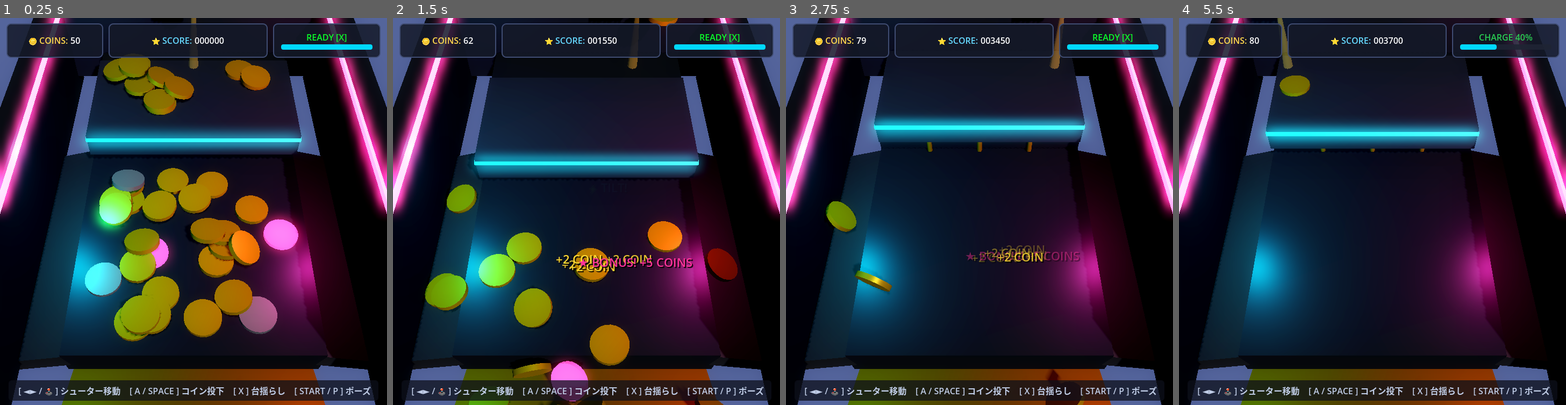
Above: before the commit, frames 1-4 (left to right).
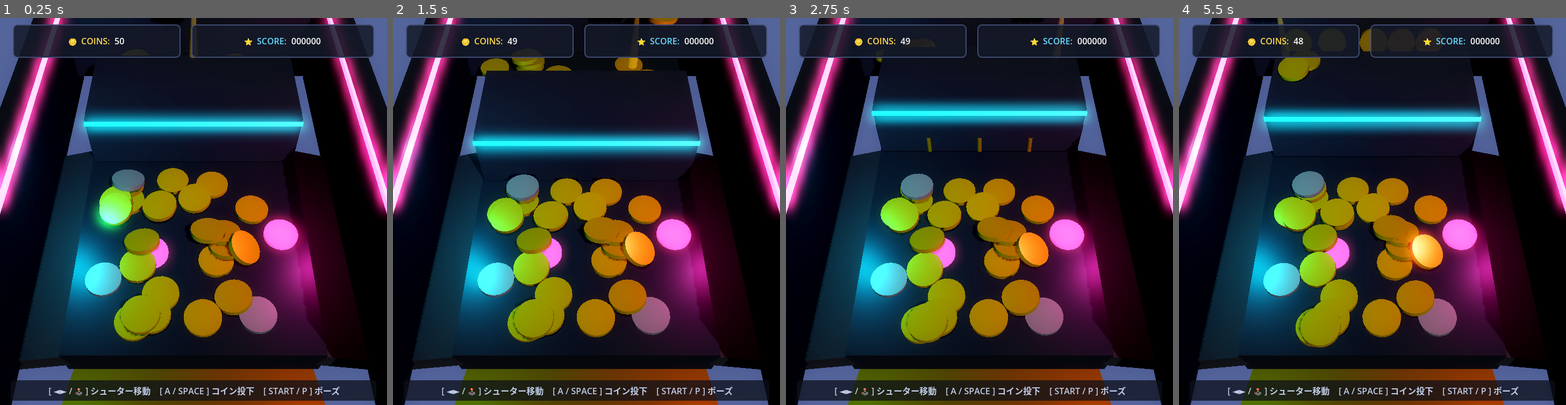
Above: after the commit, the same moments.

Repository: u1e2k/chalinchalin
Game: Godot game, scene res://scenes/Main.tscn
Same seed, same stepped clock (60 frames per second), same inputs: the game is played once before the commit and once after it.
Inputs:
- Up to frame 1 (0.25 s): no input
- Up to frame 2 (1.5 s): hold Right (move_right) 0.53-1.28 s; tap X (action_x) at 0.6 s; hold Left (move_left) from 1.28 s (still down); tap Space (action_accept) at 1.35 s
- Up to frame 3 (2.75 s): tap X (action_x) at 1.55, 2.1 s; release Left (move_left) at 2.03 s; hold Right (move_right) from 2.03 s (still down)
- Up to frame 4 (5.5 s): tap P (btn_start) at 2.85 s; tap X (action_x) at 3.05, 3.6, 4.55, 5.1 s; release Right (move_right) at 3.53 s; hold Left (move_left) from 3.53 s (still down); tap Space (action_accept) at 4.35 s

The runs differ from the first frame. In frame 1, 12% of the frame differs, in the area x 1-99%, y 1-99%; in frame 2, 28%, in the area x 1-99%, y 1-100%; in frame 3, 23%; in frame 4, 23%.

Commit message:
feat: implement core coin pusher gameplay mechanics, UI system, and unit tests

Diff:
--- a/scenes/HUD.tscn
+++ b/scenes/HUD.tscn
@@ -13,20 +13,6 @@
 corner_radius_top_right = 8
 corner_radius_bottom_right = 8
 corner_radius_bottom_left = 8
-
-[sub_resource type="StyleBoxFlat" id="StyleBoxFlat_tilt_bg"]
-bg_color = Color(0.12, 0.14, 0.2, 0.9)
-corner_radius_top_left = 4
-corner_radius_top_right = 4
-corner_radius_bottom_right = 4
-corner_radius_bottom_left = 4
-
-[sub_resource type="StyleBoxFlat" id="StyleBoxFlat_tilt_fill"]
-bg_color = Color(0.0, 0.85, 1.0, 1)
-corner_radius_top_left = 4
-corner_radius_top_right = 4
-corner_radius_bottom_right = 4
-corner_radius_bottom_left = 4
 
 [sub_resource type="StyleBoxFlat" id="StyleBoxFlat_guide"]
 bg_color = Color(0.05, 0.06, 0.1, 0.75)
@@ -51,92 +37,69 @@
 anchor_right = 1.0
 offset_bottom = 74.0
 grow_horizontal = 2
-theme_override_constants/margin_left = 12
-theme_override_constants/margin_top = 10
-theme_override_constants/margin_right = 12
+theme_override_constants/margin_left = 24
+theme_override_constants/margin_top = 12
+theme_override_constants/margin_right = 24
 
 [node name="HBox" type="HBoxContainer" parent="TopBar"]
 layout_mode = 2
-theme_override_constants/separation = 10
+theme_override_constants/separation = 20
 
 [node name="CoinPanel" type="PanelContainer" parent="TopBar/HBox"]
-custom_minimum_size = Vector2(180, 52)
+custom_minimum_size = Vector2(280, 52)
 layout_mode = 2
+size_flags_horizontal = 3
 theme_override_styles/panel = SubResource("StyleBoxFlat_panel")
 
 [node name="HBox" type="HBoxContainer" parent="TopBar/HBox/CoinPanel"]
 layout_mode = 2
+theme_override_constants/separation = 8
 alignment = 1
 
 [node name="Icon" type="Label" parent="TopBar/HBox/CoinPanel/HBox"]
 layout_mode = 2
-theme_override_font_size = 20
+theme_override_font_size = 22
 text = "🪙"
 
 [node name="Title" type="Label" parent="TopBar/HBox/CoinPanel/HBox"]
 layout_mode = 2
 theme_override_colors/font_color = Color(1, 0.85, 0.3, 1)
-theme_override_font_size = 14
+theme_override_font_size = 16
 text = "COINS:"
 
 [node name="CoinLabel" type="Label" parent="TopBar/HBox/CoinPanel/HBox"]
 layout_mode = 2
 theme_override_colors/font_color = Color(1, 1, 1, 1)
-theme_override_font_size = 20
+theme_override_font_size = 22
 text = "50"
 
 [node name="ScorePanel" type="PanelContainer" parent="TopBar/HBox"]
-custom_minimum_size = Vector2(230, 52)
+custom_minimum_size = Vector2(340, 52)
 layout_mode = 2
 size_flags_horizontal = 3
 theme_override_styles/panel = SubResource("StyleBoxFlat_panel")
 
 [node name="HBox" type="HBoxContainer" parent="TopBar/HBox/ScorePanel"]
 layout_mode = 2
+theme_override_constants/separation = 8
 alignment = 1
 
 [node name="Icon" type="Label" parent="TopBar/HBox/ScorePanel/HBox"]
 layout_mode = 2
-theme_override_font_size = 18
+theme_override_font_size = 20
 text = "⭐"
 
 [node name="Title" type="Label" parent="TopBar/HBox/ScorePanel/HBox"]
 layout_mode = 2
 theme_override_colors/font_color = Color(0.4, 0.85, 1, 1)
-theme_override_font_size = 14
+theme_override_font_size = 16
 text = "SCORE:"
 
 [node name="ScoreLabel" type="Label" parent="TopBar/HBox/ScorePanel/HBox"]
 layout_mode = 2
 theme_override_colors/font_color = Color(1, 1, 1, 1)
-theme_override_font_size = 18
+theme_override_font_size = 20
 text = "000000"
-
-[node name="TiltPanel" type="PanelContainer" parent="TopBar/HBox"]
-custom_minimum_size = Vector2(200, 52)
-layout_mode = 2
-theme_override_styles/panel = SubResource("StyleBoxFlat_panel")
-
-[node name="VBox" type="VBoxContainer" parent="TopBar/HBox/TiltPanel"]
-layout_mode = 2
-theme_override_constants/separation = 2
-alignment = 1
-
-[node name="TiltStatus" type="Label" parent="TopBar/HBox/TiltPanel/VBox"]
-layout_mode = 2
-theme_override_colors/font_color = Color(0.2, 1, 0.4, 1)
-theme_override_font_size = 11
-text = "TILT [X] READY"
-horizontal_alignment = 1
-
-[node name="TiltBar" type="ProgressBar" parent="TopBar/HBox/TiltPanel/VBox"]
-custom_minimum_size = Vector2(170, 10)
-layout_mode = 2
-size_flags_horizontal = 4
-theme_override_styles/background = SubResource("StyleBoxFlat_tilt_bg")
-theme_override_styles/fill = SubResource("StyleBoxFlat_tilt_fill")
-value = 100.0
-show_percentage = false
 
 [node name="BottomBar" type="MarginContainer" parent="."]
 layout_mode = 1
@@ -147,8 +110,8 @@
 offset_top = -46.0
 grow_horizontal = 2
 grow_vertical = 0
-theme_override_constants/margin_left = 16
-theme_override_constants/margin_right = 16
+theme_override_constants/margin_left = 20
+theme_override_constants/margin_right = 20
 theme_override_constants/margin_bottom = 8
 
 [node name="Panel" type="PanelContainer" parent="BottomBar"]
@@ -159,7 +122,7 @@
 layout_mode = 2
 theme_override_colors/font_color = Color(0.75, 0.8, 0.9, 1)
 theme_override_font_size = 13
-text = " [ ◄► / 🕹️ ] シューター移動    [ A / SPACE ] コイン投下    [ X ] 台揺らし    [ START / P ] ポーズ"
+text = " [ ◄► / 🕹️ ] シューター移動    [ A / SPACE ] コイン投下    [ START / P ] ポーズ"
 horizontal_alignment = 1
 vertical_alignment = 1
 
--- a/scenes/Main.tscn
+++ b/scenes/Main.tscn
@@ -62,7 +62,7 @@
 [node name="Stage" parent="." instance=ExtResource("2_stage")]
 
 [node name="Pusher" parent="." instance=ExtResource("3_pusher")]
-transform = Transform3D(1, 0, 0, 0, 1, 0, 0, 0, 1, 0, 0.45, -2.1)
+transform = Transform3D(1, 0, 0, 0, 1, 0, 0, 0, 1, 0, 0, -1.8)
 
 [node name="CoinShooter" parent="." instance=ExtResource("4_shooter")]
 transform = Transform3D(1, 0, 0, 0, 1, 0, 0, 0, 1, 0, 2.1, -2.6)
--- a/scenes/Pusher.tscn
+++ b/scenes/Pusher.tscn
@@ -1,40 +1,58 @@
-[gd_scene load_steps=6 format=3]
+[gd_scene load_steps=8 format=3]
 
 [ext_resource type="Script" path="res://scripts/Pusher.gd" id="1_script"]
 
-[sub_resource type="BoxShape3D" id="BoxShape3D_pusher"]
-size = Vector3(3.16, 0.4, 1.8)
+[sub_resource type="BoxShape3D" id="BoxShape3D_upper"]
+size = Vector3(3.14, 0.4, 1.4)
 
-[sub_resource type="BoxMesh" id="BoxMesh_pusher"]
-size = Vector3(3.16, 0.4, 1.8)
+[sub_resource type="BoxMesh" id="BoxMesh_upper"]
+size = Vector3(3.14, 0.4, 1.4)
 
 [sub_resource type="StandardMaterial3D" id="StandardMaterial3D_pusher"]
 albedo_color = Color(0.22, 0.25, 0.32, 1)
-metallic = 0.85
-roughness = 0.28
+metallic = 0.88
+roughness = 0.25
+
+[sub_resource type="BoxShape3D" id="BoxShape3D_front_blade"]
+size = Vector3(3.14, 0.88, 0.3)
+
+[sub_resource type="BoxMesh" id="BoxMesh_front_blade"]
+size = Vector3(3.14, 0.88, 0.3)
 
 [sub_resource type="BoxMesh" id="BoxMesh_stripe"]
-size = Vector3(3.18, 0.06, 0.05)
+size = Vector3(3.16, 0.06, 0.05)
 
 [sub_resource type="StandardMaterial3D" id="StandardMaterial3D_stripe"]
 albedo_color = Color(0.0, 0.85, 1.0, 1)
 emission_enabled = true
 emission = Color(0.0, 0.85, 1.0, 1)
-emission_energy_multiplier = 2.0
+emission_energy_multiplier = 2.2
 
 [node name="Pusher" type="AnimatableBody3D"]
+collision_layer = 1
 collision_mask = 2
 sync_to_physics = true
 script = ExtResource("1_script")
 
-[node name="CollisionShape3D" type="CollisionShape3D" parent="."]
-shape = SubResource("BoxShape3D_pusher")
+[node name="UpperCollision" type="CollisionShape3D" parent="."]
+transform = Transform3D(1, 0, 0, 0, 1, 0, 0, 0, 1, 0, 0.7, -0.25)
+shape = SubResource("BoxShape3D_upper")
 
-[node name="MeshInstance3D" type="MeshInstance3D" parent="."]
-mesh = SubResource("BoxMesh_pusher")
+[node name="UpperMesh" type="MeshInstance3D" parent="."]
+transform = Transform3D(1, 0, 0, 0, 1, 0, 0, 0, 1, 0, 0.7, -0.25)
+mesh = SubResource("BoxMesh_upper")
 surface_material_override/0 = SubResource("StandardMaterial3D_pusher")
 
-[node name="NeonStripe" type="MeshInstance3D" parent="MeshInstance3D"]
-transform = Transform3D(1, 0, 0, 0, 1, 0, 0, 0, 1, 0, 0.12, 0.9)
+[node name="FrontBladeCollision" type="CollisionShape3D" parent="."]
+transform = Transform3D(1, 0, 0, 0, 1, 0, 0, 0, 1, 0, 0.45, 0.4)
+shape = SubResource("BoxShape3D_front_blade")
+
+[node name="FrontBladeMesh" type="MeshInstance3D" parent="."]
+transform = Transform3D(1, 0, 0, 0, 1, 0, 0, 0, 1, 0, 0.45, 0.4)
+mesh = SubResource("BoxMesh_front_blade")
+surface_material_override/0 = SubResource("StandardMaterial3D_pusher")
+
+[node name="NeonStripe" type="MeshInstance3D" parent="."]
+transform = Transform3D(1, 0, 0, 0, 1, 0, 0, 0, 1, 0, 0.82, 0.56)
 mesh = SubResource("BoxMesh_stripe")
 surface_material_override/0 = SubResource("StandardMaterial3D_stripe")
--- a/scripts/HUD.gd
+++ b/scripts/HUD.gd
@@ -3,8 +3,6 @@
 
 @onready var coin_label: Label = $TopBar/HBox/CoinPanel/HBox/CoinLabel
 @onready var score_label: Label = $TopBar/HBox/ScorePanel/HBox/ScoreLabel
-@onready var tilt_bar: ProgressBar = $TopBar/HBox/TiltPanel/VBox/TiltBar
-@onready var tilt_status: Label = $TopBar/HBox/TiltPanel/VBox/TiltStatus
 @onready var floating_container: Control = $FloatingContainer
 @onready var combo_label: Label = $CenterNotify/ComboLabel
 @onready var control_guide: Label = $BottomBar/Panel/GuideLabel
@@ -15,7 +13,6 @@
 func _ready() -> void:
 	update_coins(50)
 	update_score(0)
-	update_tilt(1.0, true)
 
 func update_coins(amount: int, animate: bool = false) -> void:
 	_current_coins = amount
@@ -34,17 +31,6 @@
 			var tween := create_tween()
 			score_label.scale = Vector2(1.2, 1.2)
 			tween.tween_property(score_label, "scale", Vector2.ONE, 0.15).set_trans(Tween.TRANS_BACK).set_ease(Tween.EASE_OUT)
-
-func update_tilt(percent: float, is_ready: bool) -> void:
-	if tilt_bar:
-		tilt_bar.value = percent * 100.0
-	if tilt_status:
-		if is_ready:
-			tilt_status.text = "READY [X]"
-			tilt_status.modulate = Color(0.2, 1.0, 0.4)
-		else:
-			tilt_status.text = "CHARGE %d%%" % int(percent * 100.0)
-			tilt_status.modulate = Color(0.8, 0.8, 0.8)
 
 func show_floating_text(text: String, color: Color = Color.YELLOW, screen_pos: Vector2 = Vector2.ZERO) -> void:
 	var label := Label.new()
--- a/scripts/Main.gd
+++ b/scripts/Main.gd
@@ -6,12 +6,10 @@
 
 @export var initial_coins: int = 50
 @export var max_active_coins: int = 120
-@export var tilt_charge_time: float = 6.0
 
 var current_coins: int = 50
 var current_score: int = 0
 var total_coins_won: int = 0
-var tilt_charge: float = 1.0
 var is_game_over: bool = false
 var combo_count: int = 0
 var combo_timer: float = 0.0
@@ -36,7 +34,6 @@
 	current_coins = initial_coins
 	current_score = 0
 	total_coins_won = 0
-	tilt_charge = 1.0
 	is_game_over = false
 
 	# Connect signals
@@ -66,7 +63,6 @@
 	if hud:
 		hud.update_coins(current_coins)
 		hud.update_score(current_score)
-		hud.update_tilt(tilt_charge, true)
 
 	# Populate board with initial starting coins
 	_spawn_initial_board_coins()
@@ -74,22 +70,12 @@
 func _process(delta: float) -> void:
 	if is_game_over or get_tree().paused:
 		return
-
-	# Recharge Tilt
-	if tilt_charge < 1.0:
-		tilt_charge = minf(tilt_charge + delta / tilt_charge_time, 1.0)
-		if hud:
-			hud.update_tilt(tilt_charge, tilt_charge >= 1.0)
 
 	# Combo countdown
 	if combo_timer > 0.0:
 		combo_timer -= delta
 		if combo_timer <= 0.0:
 			combo_count = 0
-
-	# Handle Tilt input
-	if Input.is_action_just_pressed("action_x") or Input.is_action_just_pressed("btn_x"):
-		_try_tilt()
 
 	# Handle Pause input
 	if Input.is_action_just_pressed("ui_pause") or Input.is_action_just_pressed("btn_start"):
@@ -102,40 +88,6 @@
 		if _check_game_over_timer >= 1.0:
 			_check_game_over_timer = 0.0
 			_evaluate_game_over()
-
-func _try_tilt() -> void:
-	if tilt_charge < 1.0:
-		return
-
-	tilt_charge = 0.0
-	if hud:
-		hud.update_tilt(0.0, false)
-		hud.show_floating_text("⚡ TILT!", Color(0.2, 1.0, 1.0), Vector2(360, 360))
-	SoundManagerClass.play(SoundManagerClass.SfxType.TILT_SHAKE)
-
-	# Shake camera
-	_shake_camera()
-
-	# Apply impulses to active coins
-	for coin in _active_coins:
-		if is_instance_valid(coin) and not coin.get("is_collected"):
-			var impulse := Vector3(
-				randf_range(-0.35, 0.35),
-				randf_range(0.25, 0.6),
-				randf_range(0.3, 0.9)
-			)
-			if coin.has_method("apply_tilt"):
-				coin.apply_tilt(impulse)
-
-func _shake_camera() -> void:
-	if not camera:
-		return
-	var orig_pos := camera.position
-	var tween := create_tween()
-	for i in range(4):
-		var offset := Vector3(randf_range(-0.06, 0.06), randf_range(-0.04, 0.04), randf_range(-0.05, 0.05))
-		tween.tween_property(camera, "position", orig_pos + offset, 0.05)
-	tween.tween_property(camera, "position", orig_pos, 0.06)
 
 func _on_coin_spawned_by_shooter(coin: Node3D) -> void:
 	if current_coins <= 0:
@@ -188,11 +140,11 @@
 
 			var c_type = coin.get("coin_type")
 			if c_type == CoinScript.Type.SPECIAL:
-				tilt_charge = 1.0
-				hud.update_tilt(1.0, true)
-				hud.show_floating_text("★ BONUS! +%d COINS" % gain_coins, Color(1, 0.2, 0.6))
+				hud.show_floating_text("★ SPECIAL! +%d COINS" % gain_coins, Color(1, 0.2, 0.6))
+			elif c_type == CoinScript.Type.SILVER:
+				hud.show_floating_text("+%d COIN" % gain_coins, Color(0.85, 0.9, 1.0))
 			else:
-				hud.show_floating_text("+%d COIN" % gain_coins, Color(1, 0.85, 0.2))
+				hud.show_floating_text("+%d COINS" % gain_coins, Color(1, 0.85, 0.2))
 
 			if combo_count >= 2:
 				hud.show_combo(combo_count)
@@ -204,7 +156,7 @@
 		combo_count = 0
 
 func _spawn_initial_board_coins() -> void:
-	# Populate Lower Bed
+	# Populate Lower Bed (Z: -0.8 to 1.6)
 	for i in range(28):
 		var coin: Node3D = coin_scene.instantiate()
 		var x := randf_range(-1.3, 1.3)
@@ -218,7 +170,7 @@
 			coin.set("coin_type", CoinScript.Type.SPECIAL)
 		_register_coin(coin)
 
-	# Populate Upper Bed
+	# Populate Upper Bed (Z: -2.8 to -1.8)
 	for i in range(12):
 		var coin: Node3D = coin_scene.instantiate()
 		var x := randf_range(-1.2, 1.2)
--- a/scripts/Pusher.gd
+++ b/scripts/Pusher.gd
@@ -2,9 +2,9 @@
 extends AnimatableBody3D
 
 @export var speed: float = 1.2
-@export var stroke: float = 0.65
-@export var center_z: float = -2.1
-@export var base_y: float = 0.45
+@export var stroke: float = 0.55
+@export var center_z: float = -1.8
+@export var base_y: float = 0.0
 
 var _time: float = 0.0
 
--- a/tests/test_gameplay.gd
+++ b/tests/test_gameplay.gd
@@ -27,11 +27,11 @@
 		print("[TEST] Coins after drop: %d" % root_node.current_coins)
 		assert(root_node.current_coins == 49, "Coin should decrease to 49")
 
-	# Frame 45: Test Tilt
+	# Frame 45: Verify Pusher movement
 	if frame_count == 45:
-		print("[TEST] Triggering Tilt action...")
-		root_node._try_tilt()
-		assert(root_node.tilt_charge == 0.0, "Tilt charge must be reset to 0")
+		var pusher_node = root_node.pusher
+		print("[TEST] Pusher position Z: %f" % pusher_node.global_position.z)
+		assert(pusher_node.global_position.y == 0.0, "Pusher base Y must align with stage floor 0.0")
 
 	# Frame 65: Test Win Drop Zone simulation
 	if frame_count == 65:
Not shown: 1 places in scenes/HUD.tscn that only renumber resources
Not shown, changed: README.md
